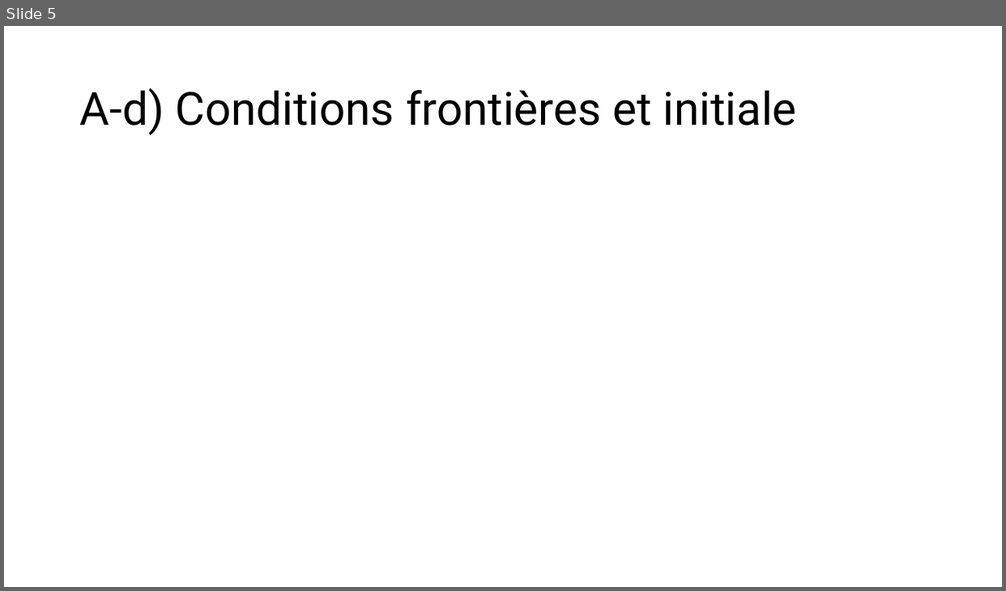
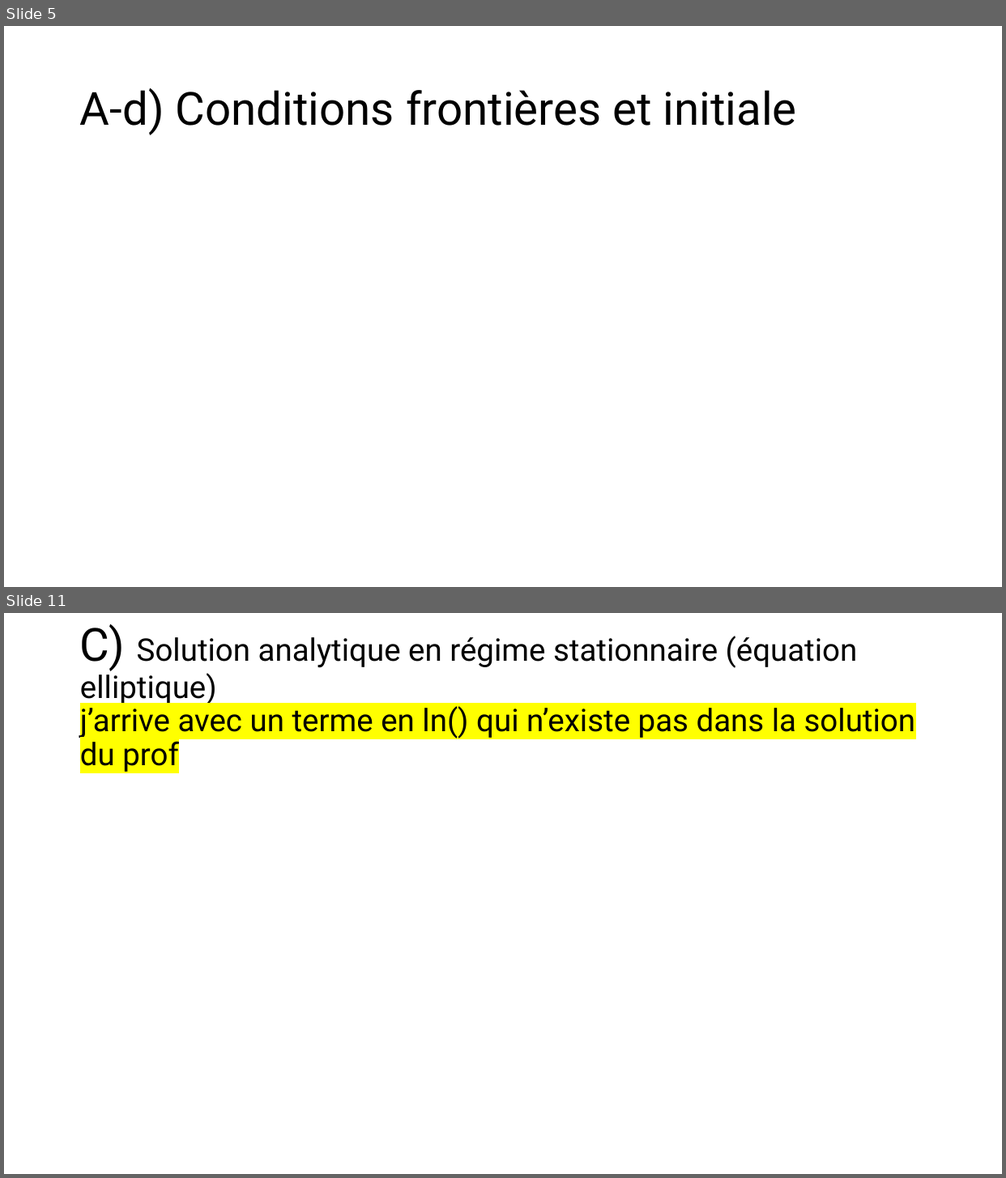
Before and after one commit to mehdibendaya/MEC8211-DEV1, a slide deck: Devoir_1.pptx. Shown one above the other, each under a label of ours: slide 5 before the commit, slides 5 and 11 after it; the slides between them are not shown. The pictures are 1006x591 and 1006x1178 pixels, drawn with LibreOffice and Linux fonts; fonts in the diff are those of the drawing; grey boxes stand for pictures. Boxes give left, top, right and bottom in pixels: in the first picture for what was removed or moved away, otherwise in the second. Text is boxed around its words. In the diff, an @@ line names an element or a change of style, - is before the commit and + after.

```diff
--- a/Devoir_1.pptx
+++ b/Devoir_1.pptx
@@ slide 11 added at (x1=4, y1=613, x2=1002, y2=1174), background #FFFFFF @@
@@ title added at (x1=80, y1=624, x2=915, y2=772), 30 pt, text #000000 @@
+C) Solution analytique en régime stationnaire (équation elliptique)
+j’arrive avec un terme en ln() qui n’existe pas dans la solution du prof
```
Also in this commit, not shown: 1 slide changed, 5 other slides added.
